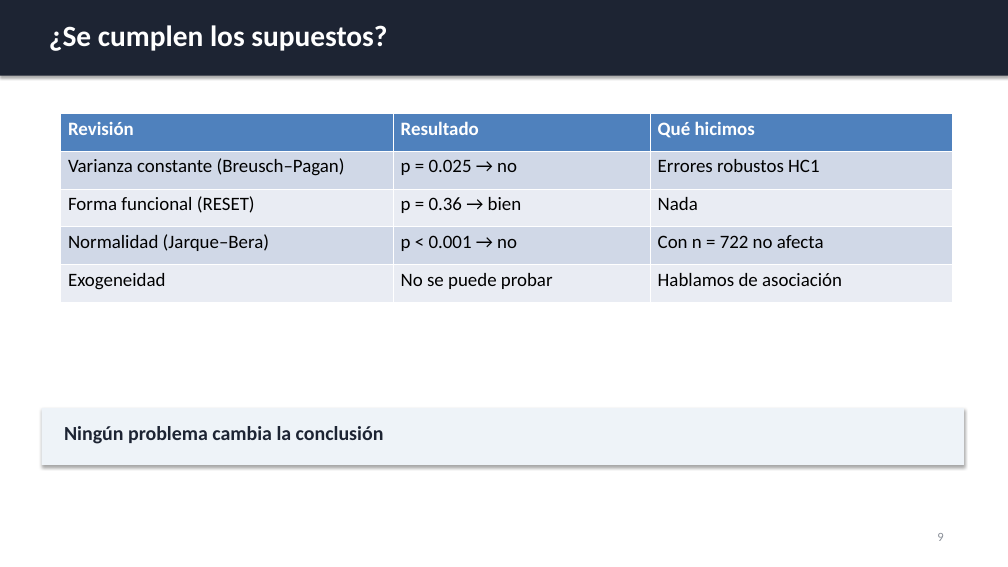
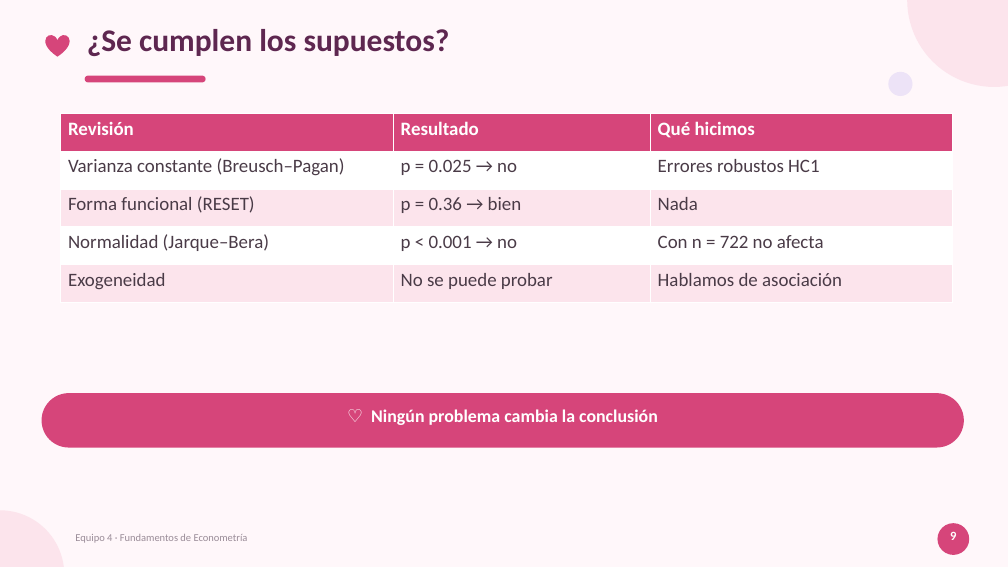
Before and after one commit to ximeelaraa/mincer-multicolinealidad, a slide deck: slide 9 of Presentacion_Final.pptx. Drawn at 1008x567 pixels with LibreOffice and Linux fonts; fonts in the diff are those of the drawing. Boxes give left, top, right and bottom in pixels: in the first picture for what was removed or moved away, otherwise in the second. Text is boxed around its words. In the diff, an @@ line names an element or a change of style, - is before the commit and + after.

```diff
--- a/Presentacion_Final.pptx
+++ b/Presentacion_Final.pptx
@@ background #FFFFFF to #FFF7FA @@
@@ rectangle removed at box(0, 0, 1008, 76) @@
@@ text "¿Se cumplen los supuestos?": place and size @@
-text "¿Se cumplen los supuestos?" at box(49, 25, 387, 51)
+text "¿Se cumplen los supuestos?" at box(87, 29, 450, 56)
@@ text "¿Se cumplen los supuestos?" at box(87, 29, 450, 56): size 28 to 30 pt, text colour #FFFFFF to #5E2750 @@
@@ ellipse added at box(907, 0, 1008, 87), fill #FCE4EC @@
@@ heart added at box(45, 35, 70, 57), fill #D6457A @@
@@ rounded rectangle added at box(85, 76, 206, 82), fill #D6457A @@
@@ ellipse added at box(889, 72, 913, 96), fill #EDE3F7 @@
@@ table at box(60, 113, 953, 302) @@
@@ fill #4F81BD to #D6457A in row 1 @@
@@ fill #D0D8E8 to #FFFFFF in 6 cells @@
@@ fill #E9EDF4 to #FCE4EC in 6 cells @@
@@ text colour #000000 to #4A3B47 in "Varianza constante (Breusch–Pagan)", "p = 0.025 → no", "Errores robustos HC1", "Forma funcional (RESET)" and 8 more places @@
@@ rectangle removed at box(42, 408, 964, 465) @@
@@ rounded rectangle added at box(42, 393, 964, 448), fill #D6457A @@
@@ text at box(371, 409, 658, 425): text changed; size 19 to 17 pt; text colour #1D2433 to #FFFFFF @@
-Ningún problema cambia la conclusión
+♡ Ningún problema cambia la conclusión
@@ ellipse added at box(0, 510, 64, 567), fill #FCE4EC @@
@@ text added at box(75, 534, 248, 543), 10 pt, text #9A8C98 @@
+Equipo 4 · Fundamentos de Econometría
@@ text "9" at box(950, 532, 956, 540): text colour #8A8F98 to #FFFFFF, bold on; alignment left to centre @@
@@ ellipse added at box(938, 523, 969, 555), fill #D6457A @@
```
Also in this commit, not shown: 10 other slides changed, 7 other files.
